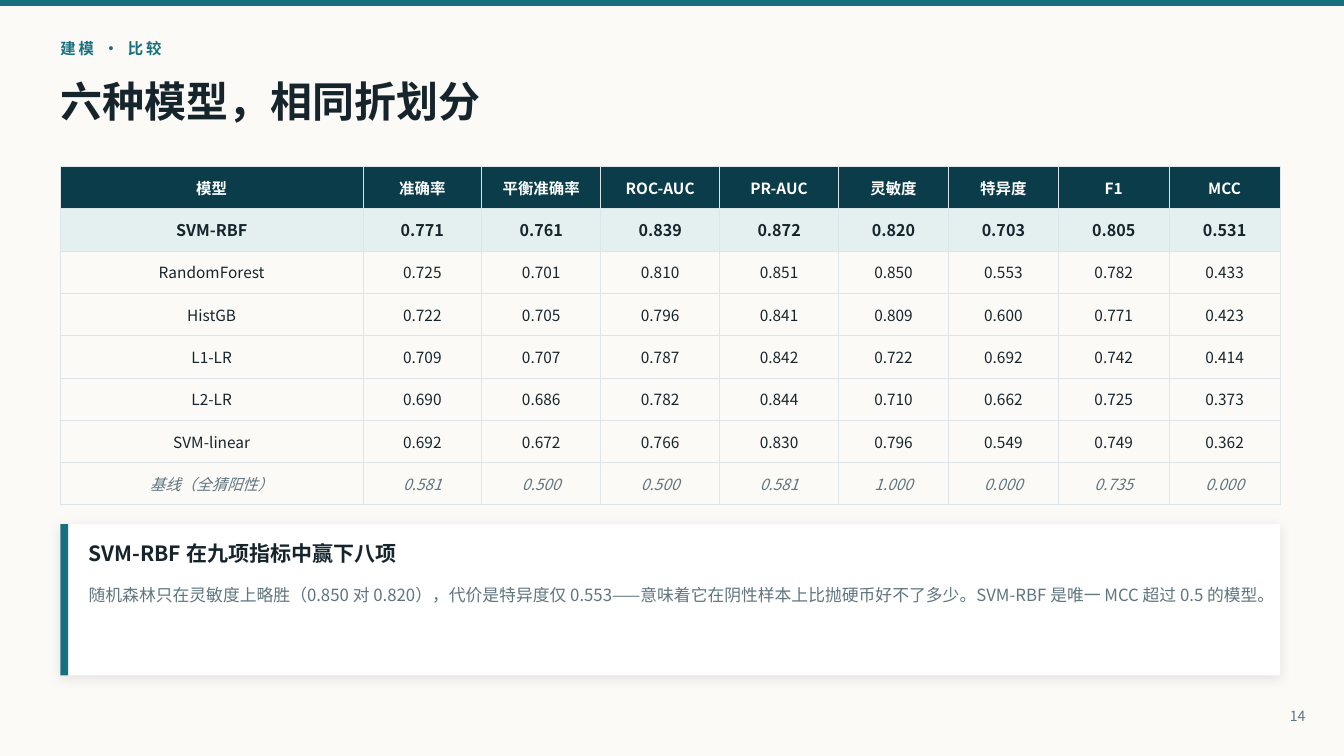
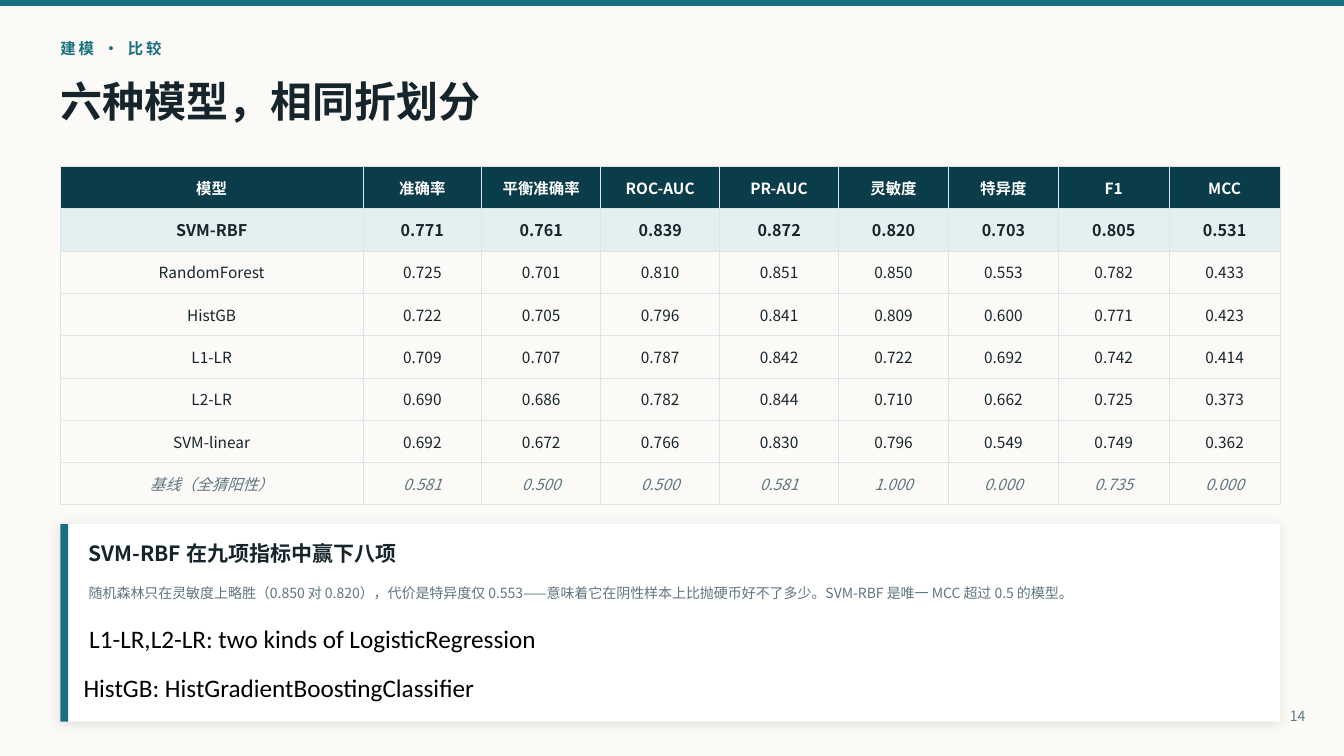
Before and after one commit to pengsihua2023/Christina-machine-learning-project, a slide deck: slide 14 of slides/Influenza_Microbiome_ML_Overview_ZH.pptx. Drawn at 1344x756 pixels with LibreOffice and Linux fonts; fonts in the diff are those of the drawing. Boxes give left, top, right and bottom in pixels: in the first picture for what was removed or moved away, otherwise in the second. Text is boxed around its words. In the diff, an @@ line names an element or a change of style, - is before the commit and + after.

```diff
--- a/slides/Influenza_Microbiome_ML_Overview_ZH.pptx
+++ b/slides/Influenza_Microbiome_ML_Overview_ZH.pptx
@@ rectangle: place and size @@
-rectangle at (60, 524, 1280, 676)
+rectangle at (60, 524, 1280, 722)
@@ rectangle: place and size @@
-rectangle at (60, 524, 68, 676)
+rectangle at (60, 524, 68, 722)
@@ text "随机森林只在灵敏度上略胜（0.850 对 0.820），代价是特异度仅 0.553——意味着它在阴性样本上比抛硬币好不了 ..." at (89, 586, 1073, 599): size 12 to 10 pt @@
@@ text added at (89, 630, 535, 653), 18 pt, text #000000 @@
+L1-LR,L2-LR: two kinds of LogisticRegression
@@ text added at (84, 679, 474, 702), 18 pt, text #000000 @@
+HistGB: HistGradientBoostingClassifier
```
Also in this commit, not shown: 9 other slides changed, 17 other files.
